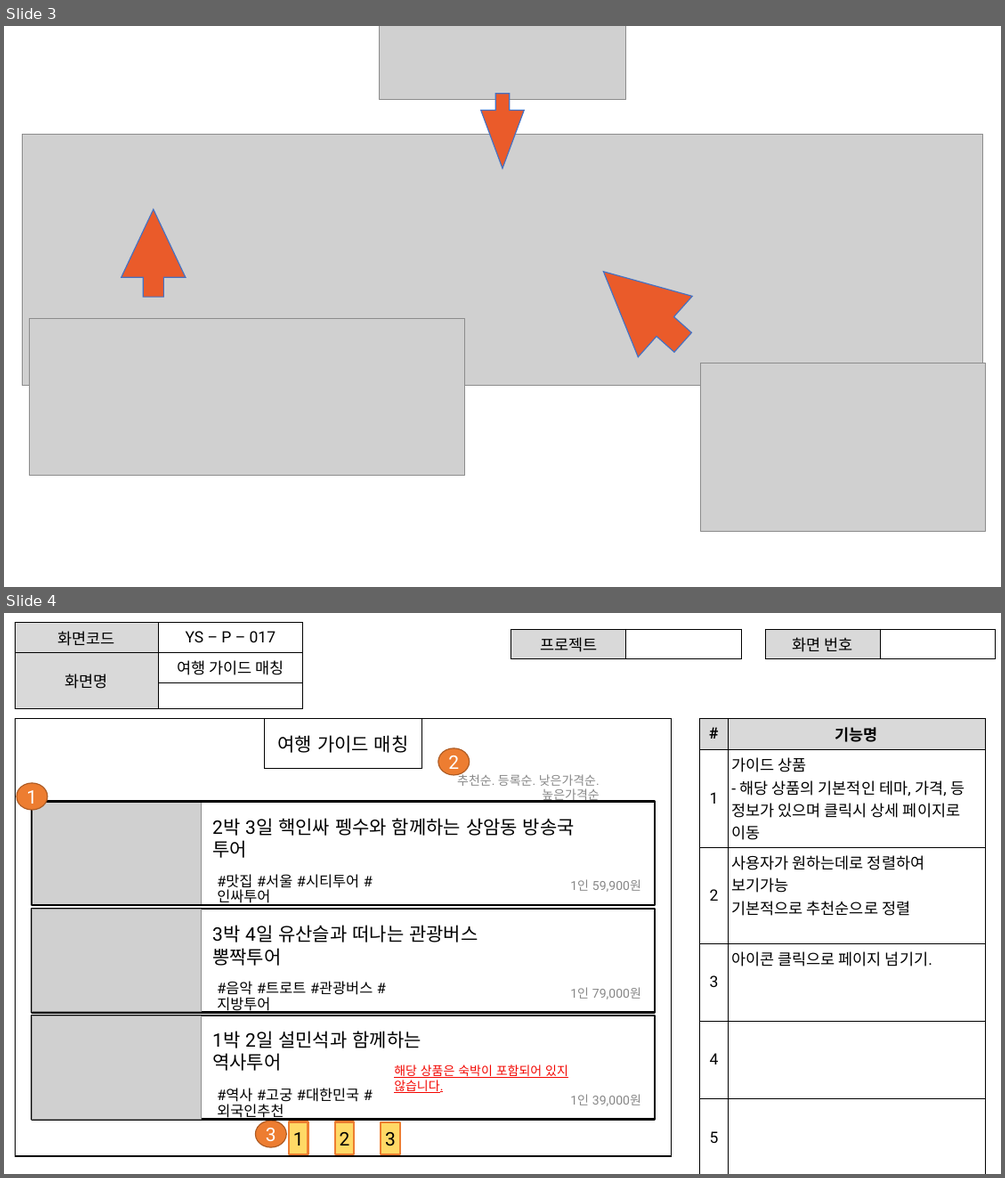
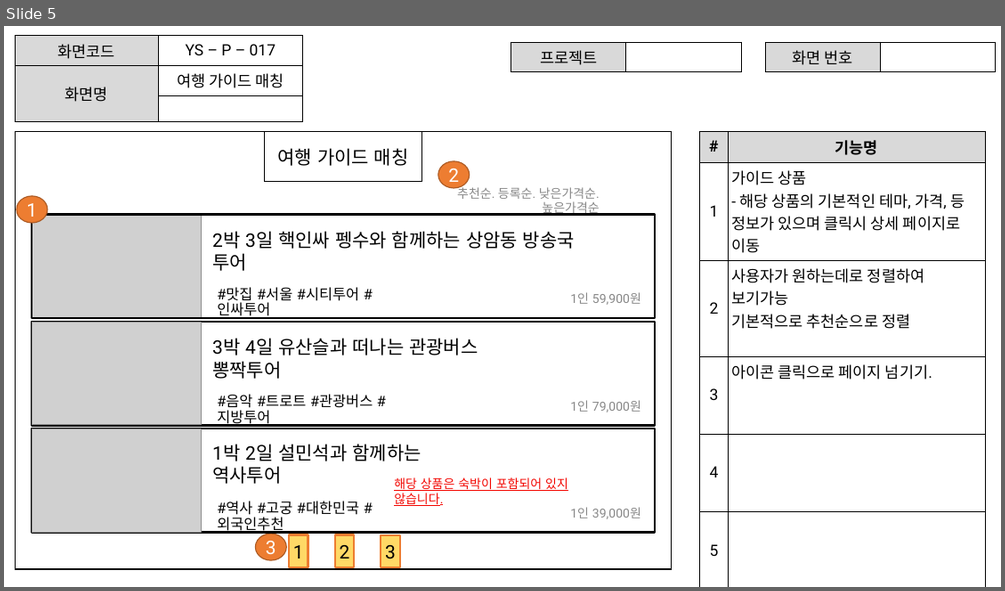
Before and after one commit to ezenteam2/TripMate, a slide deck: 0130용승.pptx. Shown one above the other, each under a label of ours: slides 3 and 4 before the commit, slide 5 after it. The pictures are 1005x1178 and 1005x591 pixels, drawn with LibreOffice and Linux fonts; fonts in the diff are those of the drawing; grey boxes stand for pictures. Boxes give left, top, right and bottom in pixels: in the first picture for what was removed or moved away, otherwise in the second. Text is boxed around its words. In the diff, an @@ line names an element or a change of style, - is before the commit and + after.

```diff
--- a/0130용승.pptx
+++ b/0130용승.pptx
@@ slide 3 removed at bbox=[4, 26, 1001, 587], background #FFFFFF @@
@@ picture removed at bbox=[380, 26, 625, 99] @@
@@ right arrow removed at bbox=[481, 94, 525, 168] @@
@@ picture removed at bbox=[22, 134, 983, 385] @@
@@ right arrow removed at bbox=[121, 209, 186, 297] @@
@@ right arrow removed at bbox=[576, 241, 710, 372] @@
@@ picture removed at bbox=[30, 319, 465, 475] @@
@@ picture removed at bbox=[701, 362, 986, 531] @@
@@ what was slide 4 is now slide 5 @@
```
Also in this commit, not shown: 5 slides added, 2 other slides removed, 2 other files.
